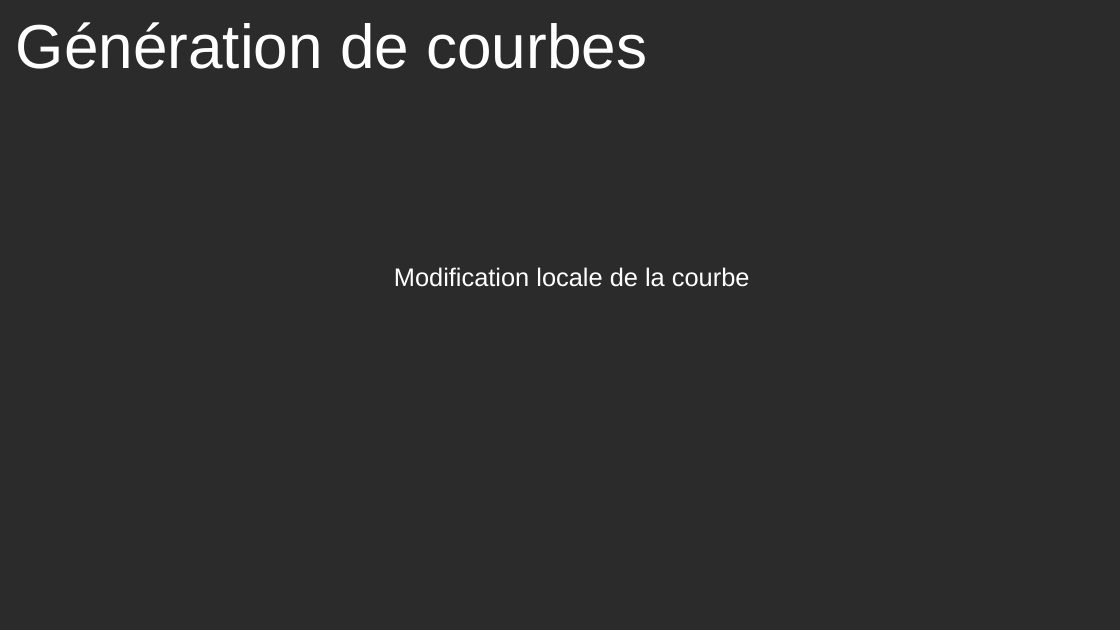
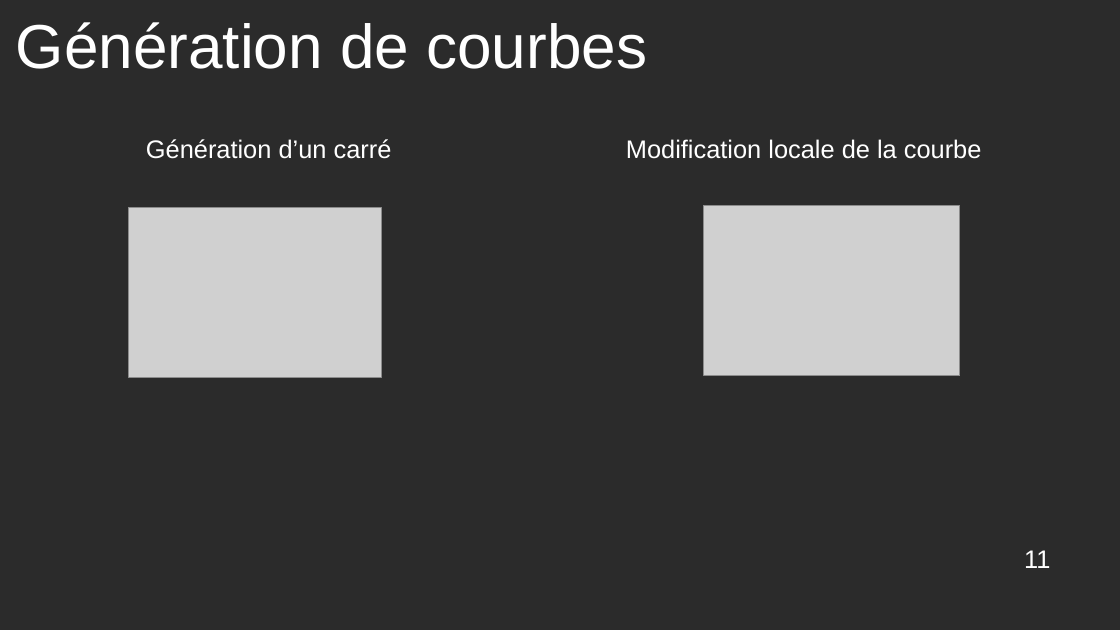
Before and after one commit to Aquaj/slitherlink-solver, a slide deck: slide 11 of slitherlink/doc/Presentation.odp (slide 10 before the commit). Drawn at 1120x630 pixels with LibreOffice and Linux fonts; fonts in the diff are those of the drawing; grey boxes stand for pictures; background and template pictures are left out; a plain dark background stands for a picture behind light text. Boxes give left, top, right and bottom in pixels: in the first picture for what was removed or moved away, otherwise in the second. Text is boxed around its words. In the diff, an @@ line names an element or a change of style, - is before the commit and + after.

```diff
--- a/slitherlink/doc/Presentation.odp
+++ b/slitherlink/doc/Presentation.odp
@@ text added at (x1=146, y1=139, x2=392, y2=159), 18 pt, text #FFFFFF @@
+Génération d’un carré
@@ text "Modification locale de la courbe" moved from (x1=394, y1=267, x2=750, y2=287) to (x1=626, y1=139, x2=982, y2=159) @@
@@ picture added at (x1=128, y1=208, x2=382, y2=378) @@
@@ picture added at (x1=704, y1=205, x2=960, y2=376) @@
@@ page number added at (x1=1024, y1=550, x2=1050, y2=568), 18 pt, text #FFFFFF @@
+11
```
Also in this commit, not shown: 15 other slides changed, 5 slides added, 3 slides removed.
